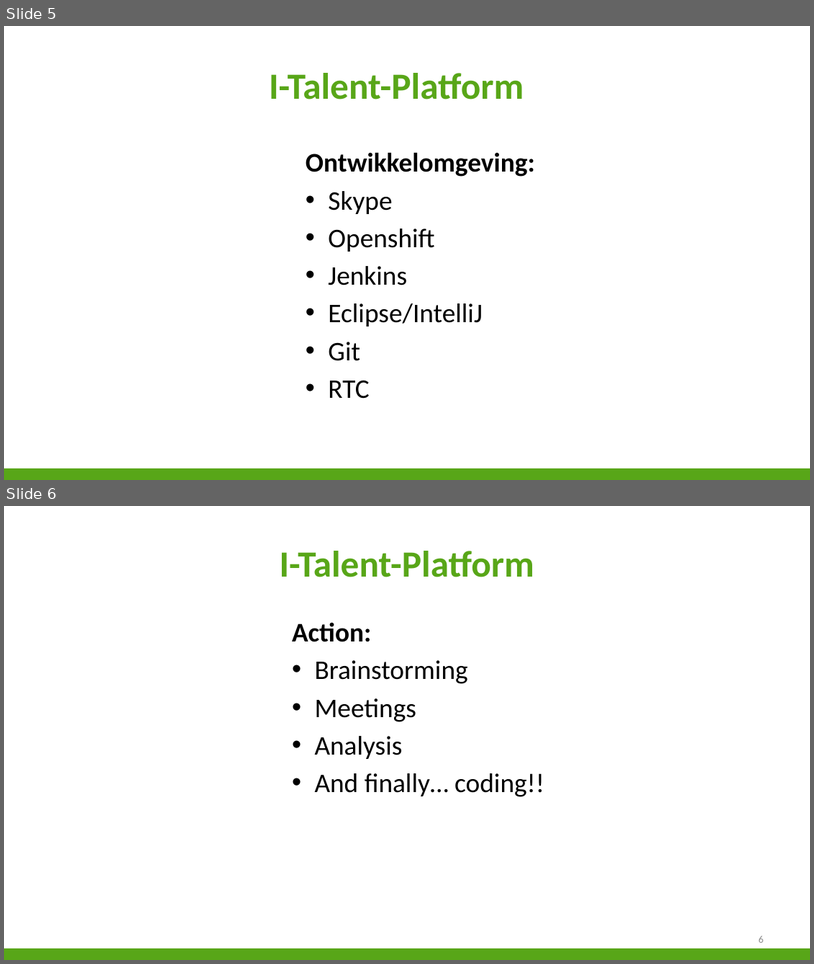
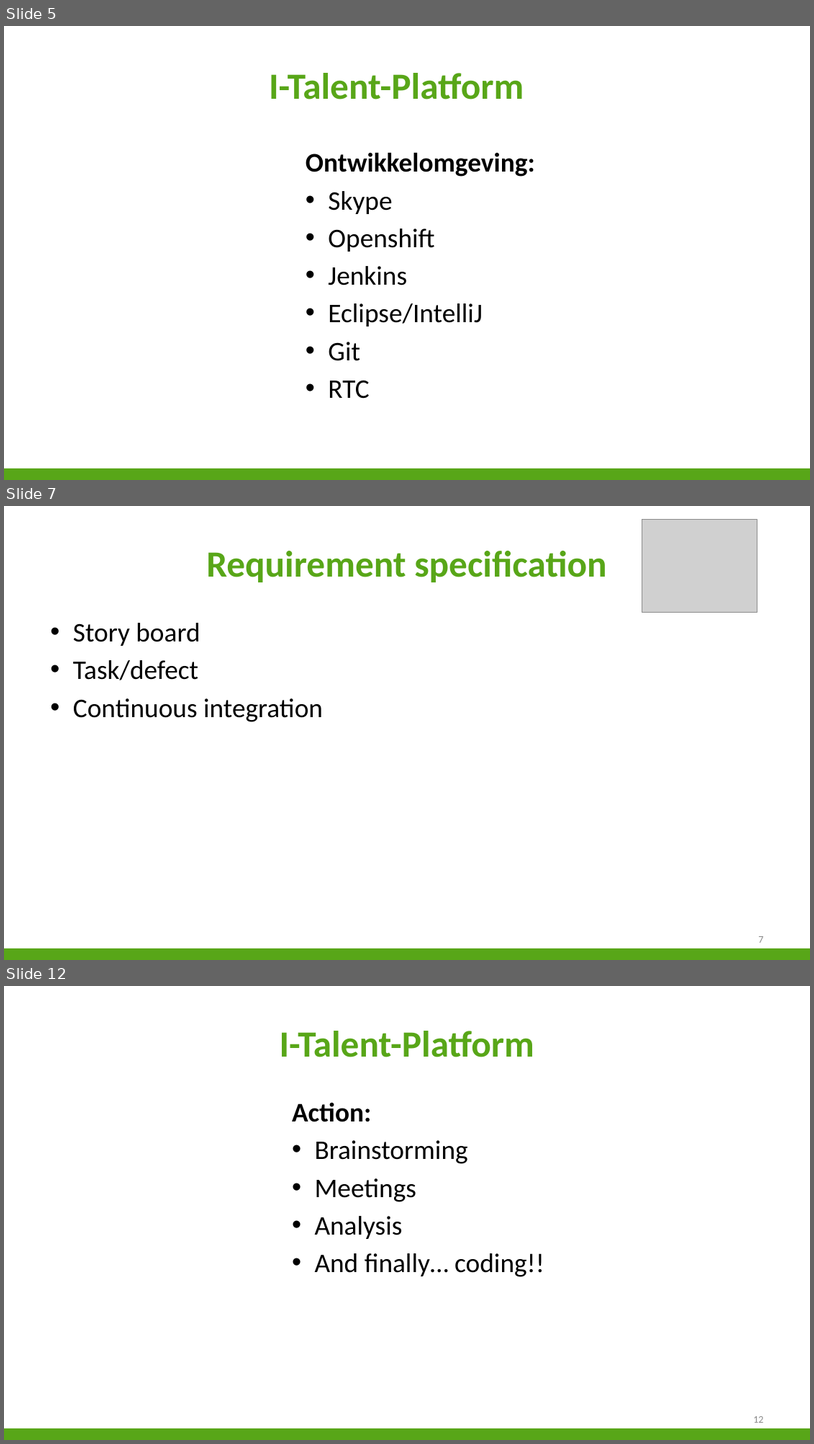
Before and after one commit to niekvandael/iTalent, a slide deck: italent/documents/Presentatie/Presentatie.pptx. Shown one above the other, each under a label of ours: slides 5 and 6 before the commit, slides 5, 7 and 12 after it; the slides between them are not shown. The pictures are 814x964 and 814x1444 pixels, drawn with LibreOffice and Linux fonts; fonts in the diff are those of the drawing; grey boxes stand for pictures; background and template pictures are left out. Boxes give left, top, right and bottom in pixels: in the first picture for what was removed or moved away, otherwise in the second. Text is boxed around its words. In the diff, an @@ line names an element or a change of style, - is before the commit and + after.

```diff
--- a/italent/documents/Presentatie/Presentatie.pptx
+++ b/italent/documents/Presentatie/Presentatie.pptx
@@ slide 7 added at [4,506,810,960], background #FFFFFF; not listed: 1 template element that a slide beside it also shows @@
@@ picture added at [643,520,759,612] @@
@@ title added at [206,551,607,582], 44 pt, text #58A618, bold @@
+Requirement specification
@@ text added at [73,623,323,722], 32 pt, text #000000 @@
+• Story board
+• Task/defect
+• Continuous integration
@@ page number added at [759,936,764,942], 12 pt, text #898989 @@
+7
@@ what was slide 6 is now slide 12 @@
@@ page number at [754,1416,764,1422]: text changed @@
-6
+12
```
Also in this commit, not shown: 5 other slides added.
